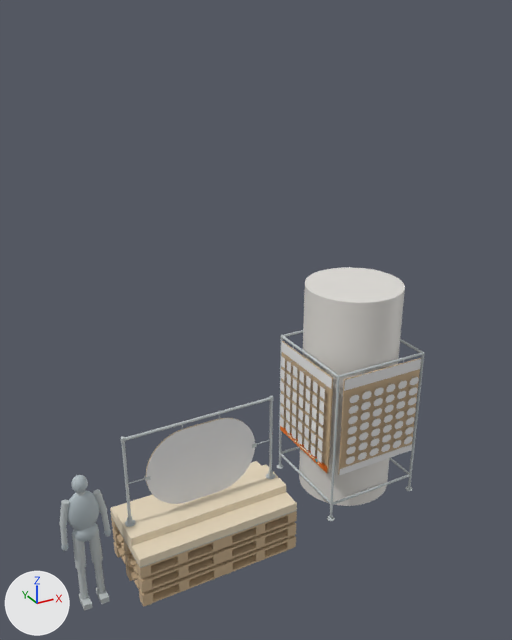
The glTF model site/demos/niko-comparison/models/pipe.glb as it was, and as the next commit left it.
Camera for both pictures: a 50 mm lens placed at (-2.79, -6.36, 6.23), pointed at (0.85, 0.25, 2.93). Lighting does not change. The marker at lower left points along +X, +Y and +Z. The older version comes first.

In view in the first picture: 'column_ART_panel_1', 'column_POP_banner_1', 'column_POP_panel_1', 'column_stand_crossrail_5', 'column_stand_crossrail_6', 'column_stand_crossrail_7', 'column_stand_crossrail_8', 'existing_column_round_127cm_1', 'front_supplied_artwork_1', 'human_torso_1', 'human_upper_arm_2', 'pipe_base_flange_1', 'pipe_base_flange_2', 'plywood_inner_stage_1', 'plywood_inner_stage_2', 'plywood_outer_stage_1', 'plywood_outer_stage_2' and 124 more.
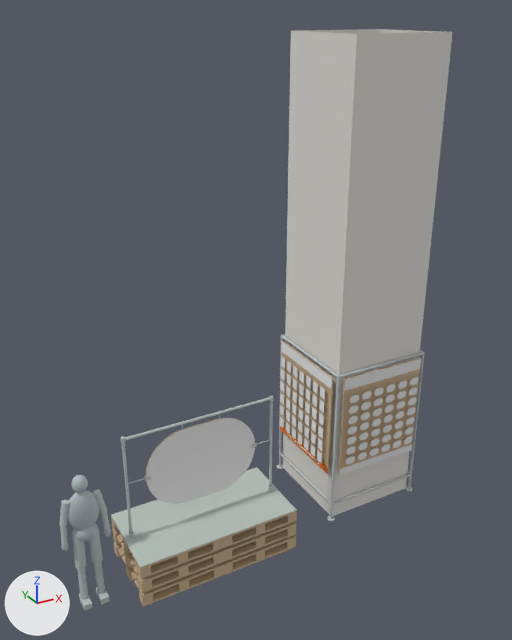
Location of each change, (x1, y1, x2, y2) in pixels of the pictures (512 x 640 px):
'existing_column_square_127cm_1', added: after (283, 29, 453, 516)
'existing_column_round_127cm_1', deleted: before (299, 267, 405, 506)
'plywood_outer_stage_2', deleted (beige): before (132, 492, 297, 567)
'plywood_inner_stage_2', deleted (beige): before (124, 475, 286, 552)
'plywood_inner_stage_1', deleted: before (116, 465, 276, 539)
'plywood_outer_stage_1', deleted: before (110, 461, 261, 527)
'pipe_base_flange_1', moved: before (125, 520, 136, 527); after (126, 533, 137, 541)
'column_stand_crossrail_8', recoloured: (400, 339, 423, 353) in both
'pipe_base_flange_2', moved: before (266, 473, 275, 479); after (266, 487, 275, 492)
'column_stand_crossrail_5', recoloured: (283, 330, 303, 337) in both
'pallet_display_top_1', unchanged, uncovered by the edit: before (113, 510, 297, 568); after (111, 467, 297, 568)

What changed in the scene script:
```text
Change me_geometry_146:
    remove me_geometry_146.from_pydata(...)  # 42 vertices, 80 faces; spans x -0.98..-0.86, y -0.06..0.06, z 0.87..0.878
    add me_geometry_146.from_pydata(...)  # 42 vertices, 80 faces; spans x -0.98..-0.86, y -0.06..0.06, z 0.67..0.678
    me_geometry_146 part 1: the whole mesh is moved by (0.0, 0.0, -0.2)
Change me_geometry_159:
    remove me_geometry_159.from_pydata(...)  # 42 vertices, 80 faces; spans x 0.86..0.98, y -0.06..0.06, z 0.87..0.878
    add me_geometry_159.from_pydata(...)  # 42 vertices, 80 faces; spans x 0.86..0.98, y -0.06..0.06, z 0.67..0.678
    me_geometry_159 part 2: the whole mesh is moved by (0.0, 0.0, -0.2)
Change me_geometry_194:
    where me_geometry_194.from_pydata(...)  # 42 vertices, 80 faces; spans x 1.758..3.092, y 1.15..1.184, z 2.123..2.157
    remove me_geometry_194.materials.append(mat_defaultmaterial_192)
    add me_geometry_194.materials.append(mat_defaultmaterial_188)
Change me_geometry_195:
    where me_geometry_195.from_pydata(...)  # 42 vertices, 80 faces; spans x 1.758..3.092, y -0.184..-0.15, z 2.123..2.157
    remove me_geometry_195.materials.append(mat_defaultmaterial_193)
    add me_geometry_195.materials.append(mat_defaultmaterial_189)
Change me_geometry_196:
    where me_geometry_196.from_pydata(...)  # 42 vertices, 80 faces; spans x 1.741..1.775, y -0.167..1.167, z 2.123..2.157
    remove me_geometry_196.materials.append(mat_defaultmaterial_194)
    add me_geometry_196.materials.append(mat_defaultmaterial_190)
Change me_geometry_197:
    where me_geometry_197.from_pydata(...)  # 42 vertices, 80 faces; spans x 3.075..3.109, y -0.167..1.167, z 2.123..2.157
    remove me_geometry_197.materials.append(mat_defaultmaterial_195)
    add me_geometry_197.materials.append(mat_defaultmaterial_191)
Change me_geometry_200:
    where me_geometry_200.from_pydata(...)  # 42 vertices, 80 faces; spans x 2.099..2.111, y -0.199..-0.167, z 2.134..2.146
    remove me_geometry_200.materials.append(mat_defaultmaterial_198)
    add me_geometry_200.materials.append(mat_defaultmaterial_194)
Change me_geometry_201:
    where me_geometry_201.from_pydata(...)  # 42 vertices, 80 faces; spans x 2.099..2.111, y -0.205..-0.193, z 2.1..2.14
    remove me_geometry_201.materials.append(mat_defaultmaterial_199)
    add me_geometry_201.materials.append(mat_defaultmaterial_195)
Change me_geometry_202:
    where me_geometry_202.from_pydata(...)  # 42 vertices, 80 faces; spans x 1.726..1.758, y 0.814..0.826, z 2.134..2.146
    remove me_geometry_202.materials.append(mat_defaultmaterial_200)
    add me_geometry_202.materials.append(mat_defaultmaterial_196)
Change me_geometry_203:
    where me_geometry_203.from_pydata(...)  # 42 vertices, 80 faces; spans x 1.72..1.732, y 0.814..0.826, z 2.1..2.14
    remove me_geometry_203.materials.append(mat_defaultmaterial_201)
    add me_geometry_203.materials.append(mat_defaultmaterial_197)
Change me_geometry_204:
    where me_geometry_204.from_pydata(...)  # 42 vertices, 80 faces; spans x 2.739..2.751, y -0.199..-0.167, z 2.134..2.146
    remove me_geometry_204.materials.append(mat_defaultmaterial_202)
    add me_geometry_204.materials.append(mat_defaultmaterial_198)
Change me_geometry_205:
    where me_geometry_205.from_pydata(...)  # 42 vertices, 80 faces; spans x 2.739..2.751, y -0.205..-0.193, z 2.1..2.14
    remove me_geometry_205.materials.append(mat_defaultmaterial_203)
    add me_geometry_205.materials.append(mat_defaultmaterial_199)
Change me_geometry_393:
    where me_geometry_393.from_pydata(...)  # 42 vertices, 80 faces; spans x -1.299..-1.166, y -0.04..0.04, z 1.142..1.438
    remove me_geometry_393.materials.append(mat_defaultmaterial_303)
    add me_geometry_393.materials.append(mat_defaultmaterial_299)
Remove ob_plywood_outer_stage_1:
    ob_plywood_outer_stage_1 = bpy.data.objects.new('plywood_outer_stage_1', me_geometry_139)
Remove ob_plywood_outer_stage_2:
    ob_plywood_outer_stage_2 = bpy.data.objects.new('plywood_outer_stage_2', me_geometry_140)
Remove ob_plywood_inner_stage_1:
    ob_plywood_inner_stage_1 = bpy.data.objects.new('plywood_inner_stage_1', me_geometry_141)
Remove ob_plywood_inner_stage_2:
    ob_plywood_inner_stage_2 = bpy.data.objects.new('plywood_inner_stage_2', me_geometry_142)
Remove ob_existing_column_round_127cm_1:
    ob_existing_column_round_127cm_1 = bpy.data.objects.new('existing_column_round_127cm_1', me_geometry_181)
Add ob_existing_column_square_127cm_1:
    ob_existing_column_square_127cm_1 = bpy.data.objects.new('existing_column_square_127cm_1', me_geometry_177_1)  # 8 vertices, 8 faces; spans x 1.79..3.06, y -0.14..1.14, z 0.0..6.0
    ob_existing_column_square_127cm_1.location = (0.0, 0.0, 0.0)
```
